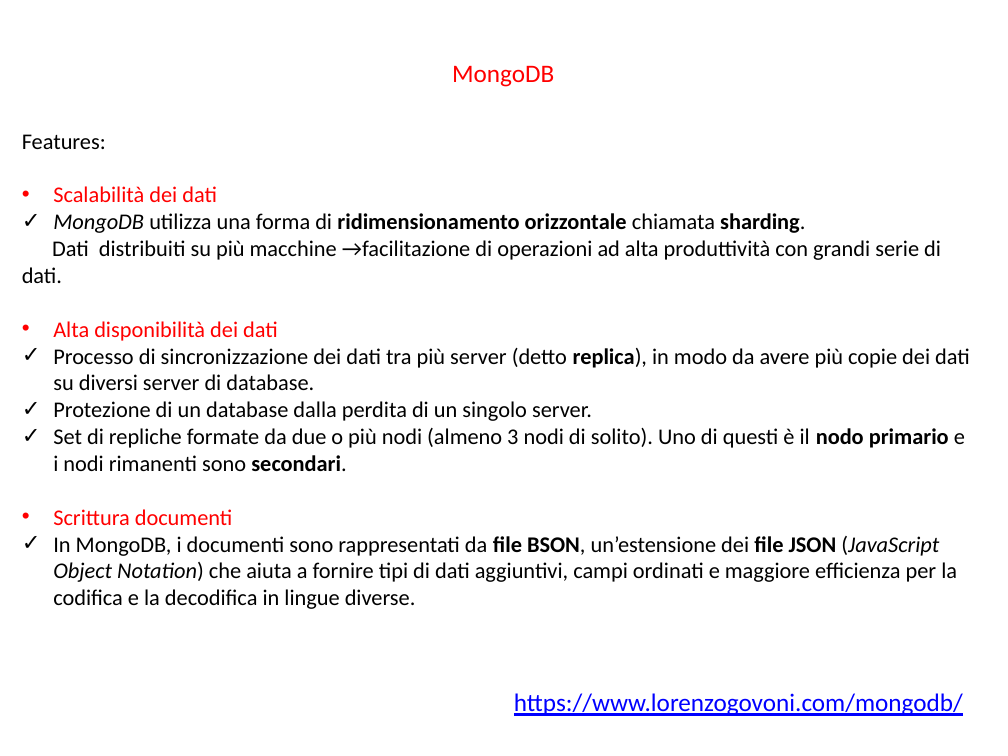
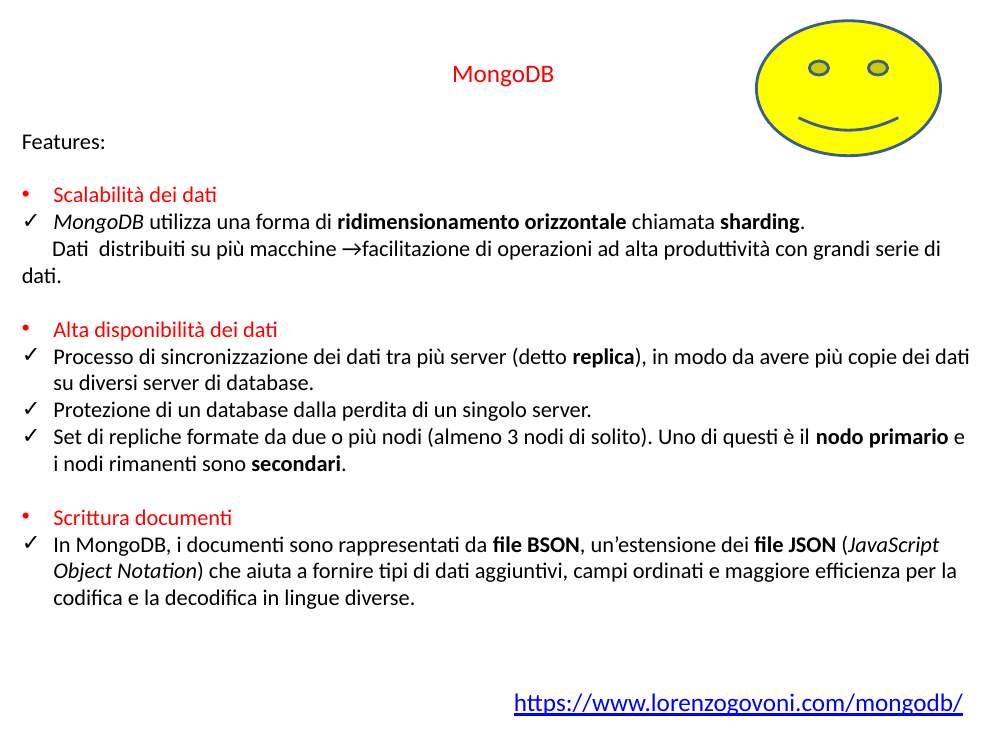
Before and after one commit to AkumuYuma/images_classifier, a slide deck: slide 10 of Progetto-Database.pptx. Drawn at 1008x756 pixels with LibreOffice and Linux fonts; fonts in the diff are those of the drawing. Boxes give left, top, right and bottom in pixels: in the first picture for what was removed or moved away, otherwise in the second. Text is boxed around its words. In the diff, an @@ line names an element or a change of style, - is before the commit and + after.

```diff
--- a/Progetto-Database.pptx
+++ b/Progetto-Database.pptx
@@ smiley face added at box(756, 21, 940, 156), fill #FFFF00, outline #3A5F8C 2 pt @@
```
Also in this commit, not shown: 2 slides added.
